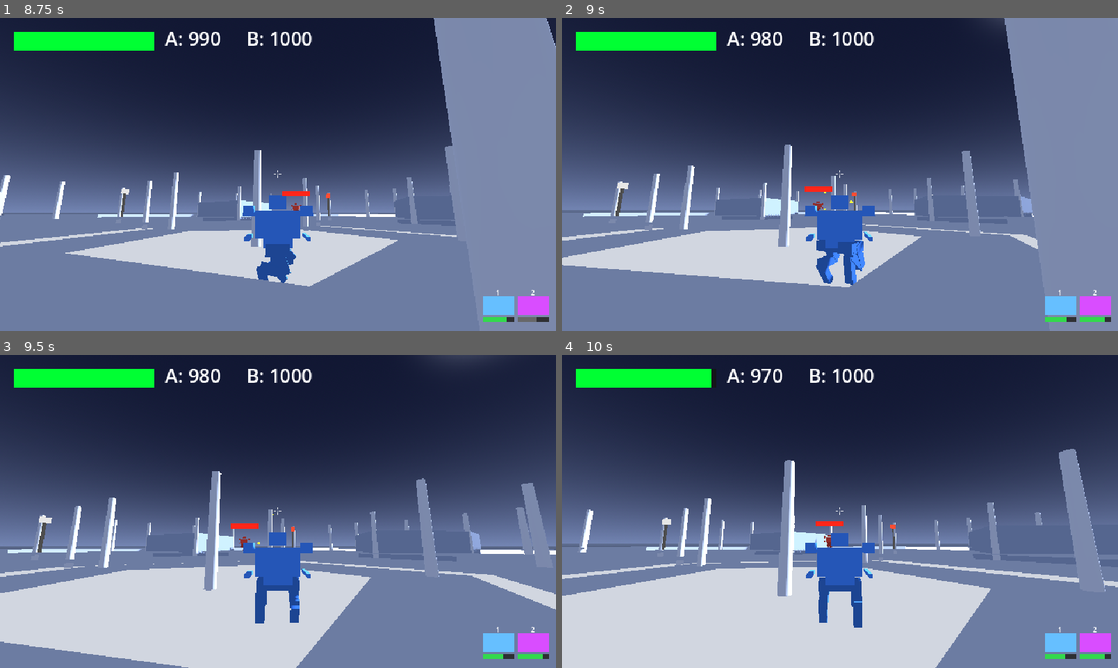
Above: before the commit, frames 1-4 (two rows, left to right).
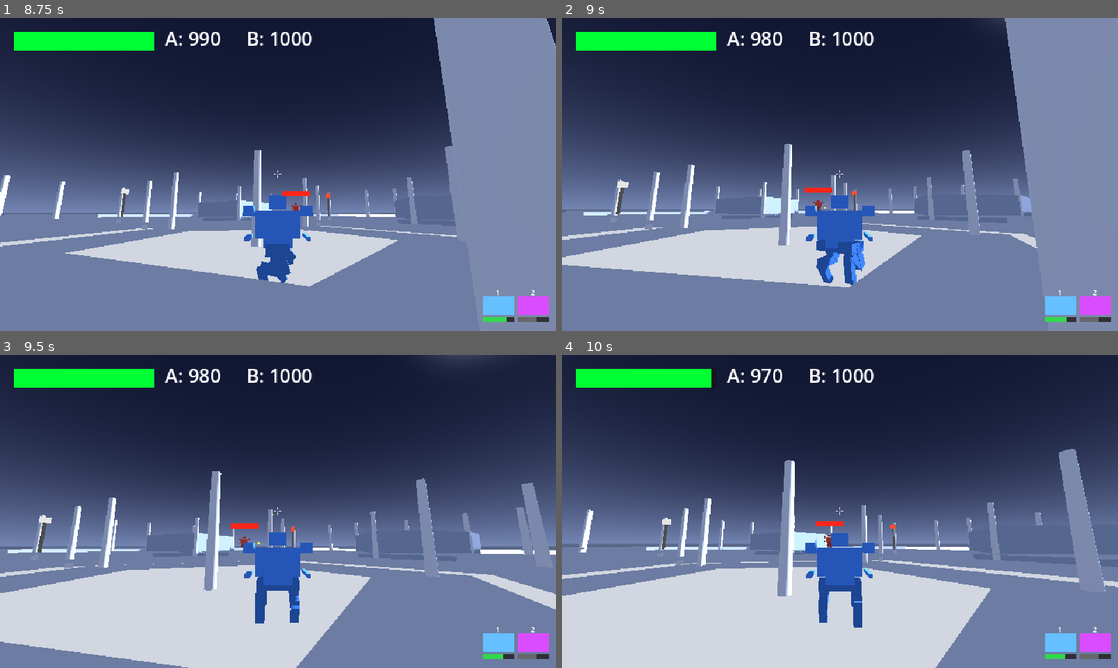
Above: after the commit, the same moments.

Repository: jonathandaley/Hardpoint
Game: Godot game, scene res://scenes/ui/TitleScreen.tscn
Same seed, same stepped clock (60 frames per second), same inputs: the game is played once before the commit and once after it.
Inputs (mouse positions are in pixels of both pictures, inside the frame that each line leads up to):
- Up to frame 1 (8.75 s): tap Enter (ui_accept) at 0.5, 0.77, 3.77, 5.27, 6.02, 6.77, 8.27 s; move the mouse to (400, 158) at 0.52 s; press the mouse at (400, 158) at 0.53 s; hold D (move_right) 0.53-1.25 s; release the mouse at (400, 158) at 1.25 s; click "MECH" at 1.25 s; click "PILOT" at 2 s; click "FIND MATCH" at 2.75 s; move the mouse to (250, 174) at 3.52 s; hold W (move_forward) 3.53-8.03 s; right-click (250, 174) at 3.6 s; move the mouse to (289, 168) at 4.27 s; press the mouse at (289, 168) at 4.28 s; move the mouse to (272, 180) at 5.02 s; release the mouse at (272, 180) at 5.03 s; right-click (272, 180) at 5.1 s; move the mouse to (316, 177) at 5.77 s; press the mouse at (316, 177) at 5.78 s; tap R (reload) at 6.4 s; move the mouse to (233, 171) at 6.52 s; release the mouse at (233, 171) at 6.53 s; right-click (233, 171) at 6.6 s; move the mouse to (283, 174) at 7.27 s; press the mouse at (283, 174) at 7.28 s; move the mouse to (255, 168) at 8.02 s; release the mouse at (255, 168) at 8.03 s; hold D (move_right) from 8.03 s (still down); right-click (255, 168) at 8.1 s
- Up to frame 2 (9 s): move the mouse to (867, 174) at 8.77 s; release D (move_right) at 8.78 s; press the mouse at (867, 174) at 8.78 s; hold W (move_forward) from 8.78 s (still down)
- Up to frame 3 (9.5 s): keep holding W (move_forward); tap Enter (ui_accept) at 9.02 s
- Up to frame 4 (10 s): keep holding W (move_forward); move the mouse to (812, 511) at 9.52 s; release the mouse at (812, 511) at 9.53 s; right-click (812, 511) at 9.6 s; tap Enter (ui_accept) at 9.77 s

Frame 1 is identical in both runs. In frame 2, 1.2% of the frame differs, in the area x 0-98%, y 0-98%; in frame 3, less than 0.1%; in frame 4, less than 0.1%.

Commit message:
Slot size enforcement + sniper reload tuning
- WeaponSlotDef: slot_size field (0=Light, 1=Heavy)
- WeaponBase: slot_size field (default 0=Light)
- Mech.configure_weapons: rejects weapon if slot_size != weapon slot_size, logs warning
- RifleHeavy, SniperHeavy: slot_size = 1 (Heavy)
- Warhog left slot: slot_size = 1 to match RifleHeavy
- SniperLight reload_time: 2.5 -> 5.0s; SniperHeavy: 3.5 -> 7.0s

Co-Authored-By: Claude Sonnet 4.6 <noreply@anthropic.com>

Diff:
--- a/resources/mechs/Warhog.tres
+++ b/resources/mechs/Warhog.tres
@@ -8,6 +8,7 @@
 
 [sub_resource type="Resource" id="1"]
 script = ExtResource("3")
+slot_size = 1
 position = Vector3(-0.7, 1.1, 0.2)
 weapon_scene = ExtResource("4")
 
--- a/scenes/weapons/RifleHeavy.tscn
+++ b/scenes/weapons/RifleHeavy.tscn
@@ -11,6 +11,7 @@
 
 [node name="RifleHeavy" type="Node3D"]
 script = ExtResource("1")
+slot_size = 1
 damage = 40.0
 fire_rate = 2.7
 range = 100.0
--- a/scenes/weapons/SniperHeavy.tscn
+++ b/scenes/weapons/SniperHeavy.tscn
@@ -11,12 +11,13 @@
 
 [node name="SniperHeavy" type="Node3D"]
 script = ExtResource("1")
+slot_size = 1
 damage = 160.0
 fire_rate = 0.45
 range = 200.0
 max_ammo = 3
 magazine_type = 0
-reload_time = 3.5
+reload_time = 7.0
 projectile_speed = 120.0
 shake_magnitude = 0.025
 
--- a/scenes/weapons/SniperLight.tscn
+++ b/scenes/weapons/SniperLight.tscn
@@ -16,7 +16,7 @@
 range = 200.0
 max_ammo = 5
 magazine_type = 0
-reload_time = 2.5
+reload_time = 5.0
 projectile_speed = 120.0
 shake_magnitude = 0.02
 
--- a/scripts/Mech.gd
+++ b/scripts/Mech.gd
@@ -108,11 +108,17 @@
 		var scene: PackedScene = slot.weapon_scene
 		if scene == null:
 			continue
+		var weapon: Node = scene.instantiate()
+		var s_size: int = int(slot.get("slot_size")) if "slot_size" in slot else 0
+		var w_size: int = int(weapon.get("slot_size")) if "slot_size" in weapon else 0
+		if s_size != w_size:
+			push_warning("[Mech] slot %d size mismatch (slot=%d weapon=%d) -- skipped" % [i, s_size, w_size])
+			weapon.queue_free()
+			continue
 		var hp := Node3D.new()
 		hp.name = "Hardpoint%d" % i
 		hp.position = slot.position
 		torso.add_child(hp)
-		var weapon: Node = scene.instantiate()
 		if "owner_mech" in weapon:
 			weapon.owner_mech = self
 		hp.add_child(weapon)
--- a/scripts/WeaponBase.gd
+++ b/scripts/WeaponBase.gd
@@ -7,6 +7,8 @@
 
 enum MagazineType { FIXED, REFILLING }
 
+# 0 = Light, 1 = Heavy -- must match the slot this weapon is placed in
+@export var slot_size: int = 0
 @export var damage: float = 10.0
 @export var fire_rate: float = 2.0      # shots per second
 @export var range: float = 100.0
--- a/scripts/WeaponSlotDef.gd
+++ b/scripts/WeaponSlotDef.gd
@@ -1,5 +1,7 @@
 class_name WeaponSlotDef
 extends Resource
 
+# 0 = Light, 1 = Heavy -- must match weapon's slot_size or the weapon is rejected
+@export var slot_size: int = 0
 @export var position: Vector3 = Vector3.ZERO
 @export var weapon_scene: PackedScene = null
